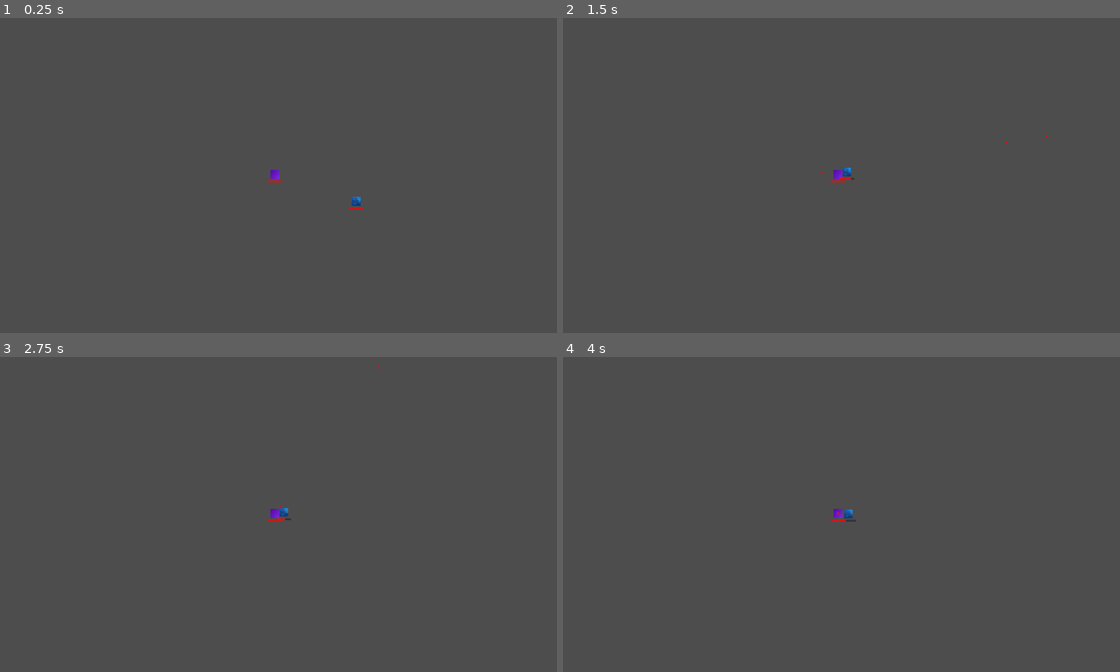
Above: before the commit, frames 1-4 (two rows, left to right).
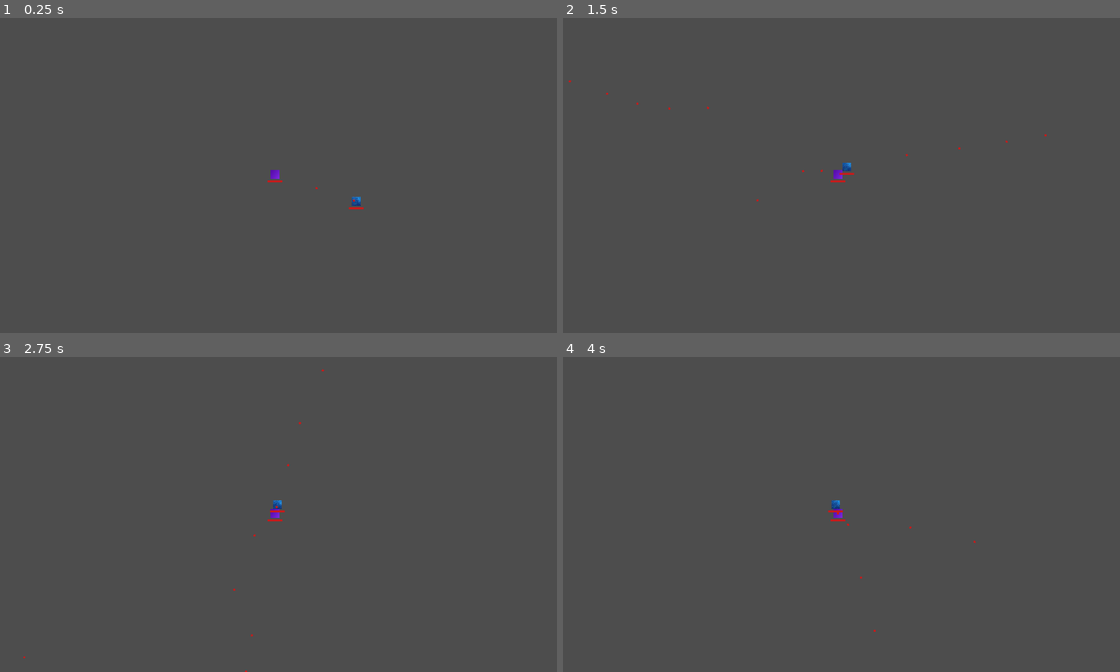
Above: after the commit, the same moments.

Repository: M-E-7/mob-fighter
Game: Godot game, scene res://Levels/basic_level.tscn
Same seed, same stepped clock (60 frames per second), same inputs: the game is played once before the commit and once after it.
Inputs (mouse positions are in pixels of both pictures, inside the frame that each line leads up to):
- Up to frame 1 (0.25 s): no input
- Up to frame 2 (1.5 s): tap Enter at 0.5 s; move the mouse to (964, 159) at 0.52 s; press the mouse at (964, 159) at 0.53 s; hold Right (ui_right) 0.53-1.28 s; move the mouse to (724, 191) at 1.27 s; release the mouse at (724, 191) at 1.28 s; hold Down (ui_down) from 1.28 s (still down); click (724, 191) at 1.35 s
- Up to frame 3 (2.75 s): move the mouse to (328, 445) at 2.02 s; release Down (ui_down) at 2.03 s; press the mouse at (328, 445) at 2.03 s; hold Right (ui_right) from 2.03 s (still down)
- Up to frame 4 (4 s): tap Space at 2.75 s; move the mouse to (808, 577) at 2.77 s; release Right (ui_right) at 2.78 s; release the mouse at (808, 577) at 2.78 s; hold Up (ui_up) 2.78-3.53 s; click (808, 577) at 2.85 s; move the mouse to (1008, 561) at 3.52 s; press the mouse at (1008, 561) at 3.53 s; hold Left (ui_left) from 3.53 s (still down)

The runs differ from the first frame. In frame 1, less than 0.1% of the frame differs, in the area x 56-64%, y 53-59%; in frame 2, 0.1%; in frame 3, 0.1%, in the area x 4-69%, y 2-100%; in frame 4, 0.1%.

Commit message:
sorted out class name for shoot component

Diff:
--- a/Components/enemy_shoot_component.gd
+++ b/Components/enemy_shoot_component.gd
@@ -1,11 +1,7 @@
-extends Node
+extends ShootComponent
 class_name EnemyShootComponent
-## Component that shoots projectiles toward the player
+## Shoots projectiles toward the player automatically
 
-@export var entity: Entity
-@export var bullet_scene: PackedScene
-
-var shoot_timer: float = 0.0
 var player: Node2D
 
 
@@ -13,25 +9,9 @@
 	player = get_tree().get_first_node_in_group("player")
 
 
-func _physics_process(delta: float) -> void:
-	print(player)
-	print("player in shoot enemy")
-
-	if not entity or not player:
-		return
-
-	shoot_timer = max(shoot_timer - delta, 0.0)
-
-	if shoot_timer <= 0.0:
-		shoot()
-		shoot_timer = 1.0 / entity.fire_rate
+func should_shoot() -> bool:
+	return player != null
 
 
-func shoot() -> void:
-	var bullet: Bullet = bullet_scene.instantiate()
-	var direction := (player.global_position - entity.global_position).normalized()
-
-	bullet.setup(direction, entity.bullet_damage, entity)
-
-	entity.get_tree().current_scene.add_child(bullet)
-	bullet.global_position = entity.global_position
+func get_direction() -> Vector2:
+	return (player.global_position - entity.global_position).normalized()
--- a/Components/player_shoot_component.gd
+++ b/Components/player_shoot_component.gd
@@ -1,30 +1,12 @@
-extends Node
+extends ShootComponent
 class_name PlayerShootComponent
-## Component that handles shooting projectiles toward the mouse cursor
-
-@export var entity: Entity
-@export var bullet_scene: PackedScene
-
-var shoot_timer: float = 0.0
+## Shoots projectiles toward the mouse cursor on input
 
 
-func _physics_process(delta: float) -> void:
-	if not entity:
-		return
-
-	shoot_timer = max(shoot_timer - delta, 0.0)
-
-	if Input.is_action_pressed("shoot") and shoot_timer <= 0.0:
-		shoot()
-		shoot_timer = 1.0 / entity.fire_rate
+func should_shoot() -> bool:
+	return Input.is_action_pressed("shoot")
 
 
-func shoot() -> void:
-	var bullet: Bullet = bullet_scene.instantiate()
+func get_direction() -> Vector2:
 	var mouse_pos := entity.get_global_mouse_position()
-	var direction := (mouse_pos - entity.global_position).normalized()
-
-	bullet.setup(direction, entity.bullet_damage, entity)
-
-	entity.get_tree().current_scene.add_child(bullet)
-	bullet.global_position = entity.global_position
+	return (mouse_pos - entity.global_position).normalized()
--- /dev/null
+++ b/Components/shoot_component.gd
@@ -0,0 +1,37 @@
+extends Node
+class_name ShootComponent
+## Base shooting component - override get_direction() and should_shoot() in subclasses
+
+@export var entity: Entity
+@export var bullet_scene: PackedScene
+
+var shoot_timer: float = 0.0
+
+
+func _physics_process(delta: float) -> void:
+	if not entity:
+		return
+
+	shoot_timer = max(shoot_timer - delta, 0.0)
+
+	if should_shoot() and shoot_timer <= 0.0:
+		shoot()
+		shoot_timer = 1.0 / entity.fire_rate
+
+
+func should_shoot() -> bool:
+	return false
+
+
+func get_direction() -> Vector2:
+	return Vector2.RIGHT
+
+
+func shoot() -> void:
+	var bullet: Bullet = bullet_scene.instantiate()
+	var direction := get_direction()
+
+	bullet.setup(direction, entity.bullet_damage, entity)
+
+	entity.get_tree().current_scene.add_child(bullet)
+	bullet.global_position = entity.global_position
--- a/Entities/BasicEnemy/enemy.tscn
+++ b/Entities/BasicEnemy/enemy.tscn
@@ -5,11 +5,11 @@
 [ext_resource type="Script" uid="uid://bh3dnt6cd7tkx" path="res://Entities/BasicEnemy/enemy.gd" id="2_ginvw"]
 [ext_resource type="Texture2D" uid="uid://wt3c1btrca8j" path="res://Entities/BasicEnemy/blueTexture.png" id="4_kra7d"]
 [ext_resource type="Script" uid="uid://dj35xi6x81jor" path="res://Components/enemy_shoot_component.gd" id="6_jn3v6"]
+[ext_resource type="PackedScene" uid="uid://bw4k36ug8v1ji" path="res://Entities/Projectiles/bullet.tscn" id="7_bullet"]
 
-[node name="Enemy" unique_id=1517977448 node_paths=PackedStringArray("healthComponent", "healthDisplayComponent") instance=ExtResource("1_atj7c")]
+[node name="Enemy" unique_id=1517977448 node_paths=PackedStringArray("shootComponent") instance=ExtResource("1_atj7c")]
 script = ExtResource("2_ginvw")
-healthComponent = NodePath("Group_HealthComponents/HealthComponent")
-healthDisplayComponent = NodePath("Group_DisplayComponents/HealthDisplayComponent")
+shootComponent = NodePath("Group_CombatComponents/EnemyShootComponent")
 
 [node name="EnemyMoveComponent" type="Node" parent="Group_MovementComponents" parent_id_path=PackedInt32Array(178335340) index="0" unique_id=1879233807 node_paths=PackedStringArray("entity")]
 script = ExtResource("1_wcjvb")
@@ -20,5 +20,7 @@
 scale = Vector2(0.14285715, 0.16823897)
 texture = ExtResource("4_kra7d")
 
-[node name="EnemyShootComponent" type="Node" parent="Group_CombatComponents" parent_id_path=PackedInt32Array(1757825401) index="0" unique_id=1694847574]
+[node name="EnemyShootComponent" type="Node" parent="Group_CombatComponents" parent_id_path=PackedInt32Array(1757825401) index="0" unique_id=1694847574 node_paths=PackedStringArray("entity")]
 script = ExtResource("6_jn3v6")
+entity = NodePath("../..")
+bullet_scene = ExtResource("7_bullet")
--- a/Entities/LivingEntity/livingEntity.gd
+++ b/Entities/LivingEntity/livingEntity.gd
@@ -17,14 +17,15 @@
 @export var starting_health: float = 100.0
 
 @export_group("Shooting Settings")
-@export var playerShootComponent: PlayerShootComponent
+@export var shootComponent: ShootComponent
 @export var fire_rate: float = 5.0
 @export var bullet_damage: float = 10.0
 
 
 func _ready() -> void:
-	EventBus.entity_died.connect(_on_entity_died)
-	EventBus.entity_damaged.connect(_on_entity_damaged)
+	pass
+	# EventBus.entity_died.connect(_on_entity_died)
+	# EventBus.entity_damaged.connect(_on_entity_damaged)
 
 
 func _on_entity_died(entity: Node) -> void:
--- a/Entities/LivingEntity/living_entity.tscn
+++ b/Entities/LivingEntity/living_entity.tscn
@@ -12,9 +12,12 @@
 [sub_resource type="RectangleShape2D" id="RectangleShape2D_hurtbox"]
 size = Vector2(18, 18)
 
-[node name="LivingEntity" type="CharacterBody2D" unique_id=1517977448]
+[node name="LivingEntity" type="CharacterBody2D" unique_id=1517977448 node_paths=PackedStringArray("hurtboxComponent", "healthComponent", "healthDisplayComponent")]
 motion_mode = 1
 script = ExtResource("1_dp8jy")
+hurtboxComponent = NodePath("Group_HealthComponents/HurtboxComponent")
+healthComponent = NodePath("Group_HealthComponents/HealthComponent")
+healthDisplayComponent = NodePath("Group_DisplayComponents/HealthDisplayComponent")
 
 [node name="CollisionShape2D" type="CollisionShape2D" parent="." unique_id=1985241145]
 shape = SubResource("RectangleShape2D_mv1ah")
--- a/Entities/Player/player.gd
+++ b/Entities/Player/player.gd
@@ -2,7 +2,7 @@
 
 func _ready() -> void:
 	add_to_group("player")
-	# EventBus.entity_died.connect(_on_entity_died)
-	# EventBus.entity_damaged.connect(_on_entity_damaged)
+	EventBus.entity_died.connect(_on_entity_died)
+	EventBus.entity_damaged.connect(_on_entity_damaged)
 
 ## Enemy entity that chases and shoots at the player
--- a/Entities/Player/player.tscn
+++ b/Entities/Player/player.tscn
@@ -7,11 +7,12 @@
 [ext_resource type="Script" uid="uid://qwxp5u85wrrx" path="res://Components/player_shoot_component.gd" id="6_shoot"]
 [ext_resource type="PackedScene" uid="uid://bw4k36ug8v1ji" path="res://Entities/Projectiles/bullet.tscn" id="7_bullet"]
 
-[node name="Player" unique_id=1517977448 node_paths=PackedStringArray("hurtboxComponent", "healthComponent", "healthDisplayComponent") instance=ExtResource("1_tekja")]
+[node name="Player" unique_id=1517977448 node_paths=PackedStringArray("hurtboxComponent", "healthComponent", "healthDisplayComponent", "shootComponent") instance=ExtResource("1_tekja")]
 script = ExtResource("2_4wf4l")
 hurtboxComponent = NodePath("Group_HealthComponents/HurtboxComponent")
 healthComponent = NodePath("Group_HealthComponents/HealthComponent")
 healthDisplayComponent = NodePath("Group_DisplayComponents/HealthDisplayComponent")
+shootComponent = NodePath("Group_CombatComponents/PlayerShootComponent")
 
 [node name="PlayerMovementComponent" type="Node" parent="Group_MovementComponents" parent_id_path=PackedInt32Array(178335340) index="0" unique_id=43143339 node_paths=PackedStringArray("entity")]
 script = ExtResource("2_movement")
--- a/Levels/basic_level.tscn
+++ b/Levels/basic_level.tscn
@@ -2,12 +2,16 @@
 
 [ext_resource type="PackedScene" uid="uid://cib5unlpojl15" path="res://Entities/Player/player.tscn" id="1_fji1c"]
 [ext_resource type="PackedScene" uid="uid://cfq18x28fbfcm" path="res://Entities/BasicEnemy/enemy.tscn" id="2_b41s8"]
+[ext_resource type="Script" uid="uid://b7jws2ckucrfd" path="res://Entities/Player/player.gd" id="3_a3f5f"]
 
 [node name="BasicLevel" type="Node2D" unique_id=1745901464]
 
 [node name="Player" parent="." unique_id=1517977448 instance=ExtResource("1_fji1c")]
+motion_mode = 0
 
 [node name="Camera2D" type="Camera2D" parent="Player" unique_id=1348273924]
 
 [node name="Enemy" parent="." unique_id=1691853550 instance=ExtResource("2_b41s8")]
 position = Vector2(196, 65)
+motion_mode = 0
+script = ExtResource("3_a3f5f")
Not shown, added: Components/shoot_component.gd.uid
